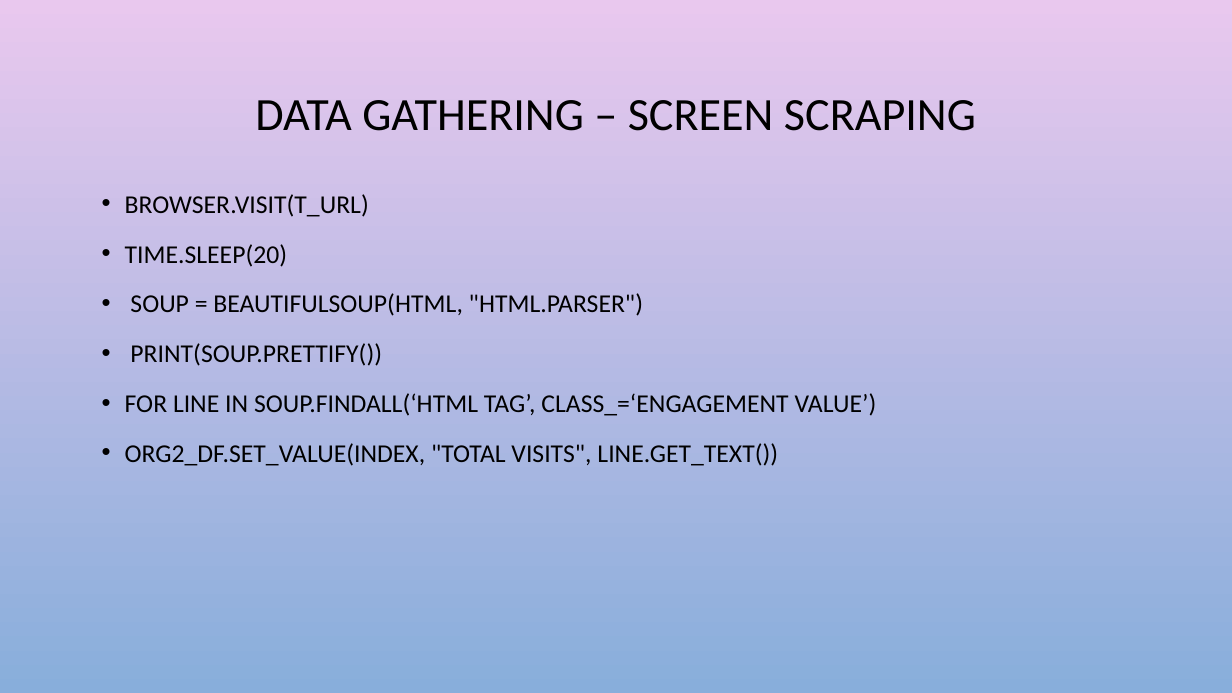
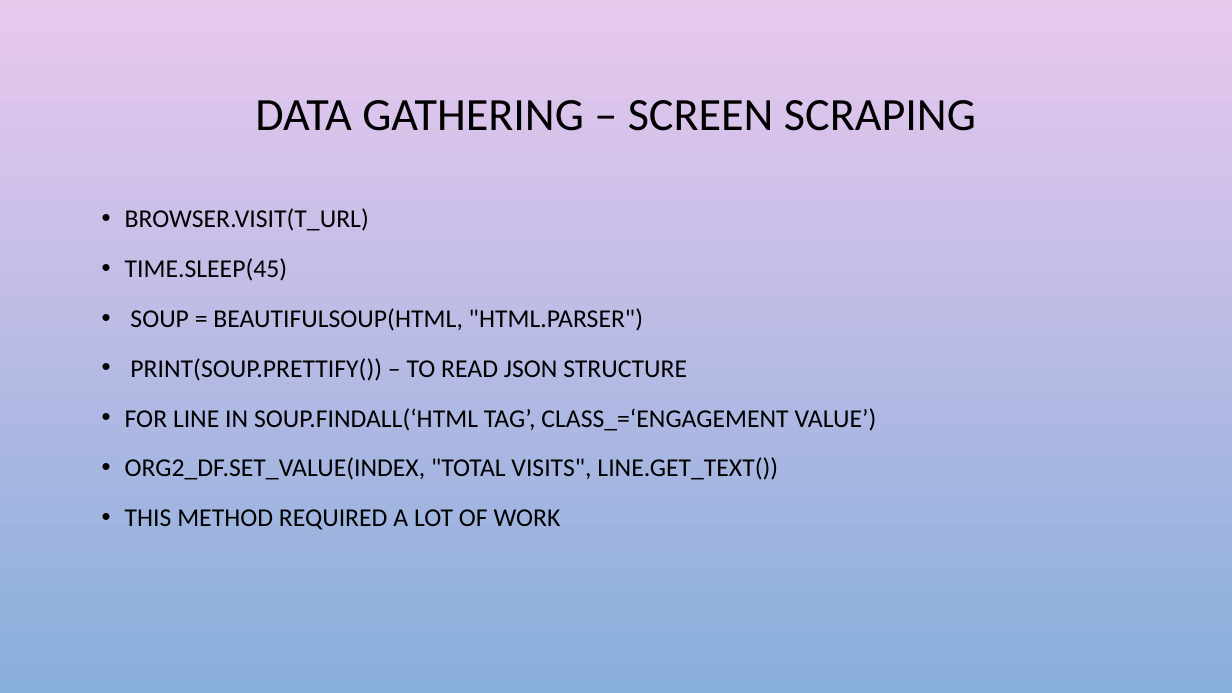
Before and after one commit to chrisg4github/Project-1-Crunch-Team, a slide deck: slide 6 of PowerPoint/Data visualization & Analytics_chrisg.pptx (slide 7 before the commit). Drawn at 1232x693 pixels with LibreOffice and Linux fonts; fonts in the diff are those of the drawing; background and template pictures are left out. Boxes give left, top, right and bottom in pixels: in the first picture for what was removed or moved away, otherwise in the second. Text is boxed around its words. In the diff, an @@ line names an element or a change of style, - is before the commit and + after.

```diff
--- a/PowerPoint/Data visualization & Analytics_chrisg.pptx
+++ b/PowerPoint/Data visualization & Analytics_chrisg.pptx
@@ text "BROWSER.VISIT(T_URL)": place and size @@
-text "BROWSER.VISIT(T_URL)" at bbox=[125, 194, 877, 466]
+text "BROWSER.VISIT(T_URL)" at bbox=[125, 208, 877, 530]
@@ text at bbox=[125, 258, 287, 281]: text changed @@
-• TIME.SLEEP(20)
+• TIME.SLEEP(45)
@@ text at bbox=[130, 358, 687, 381]: text changed @@
-• PRINT(SOUP.PRETTIFY())
+• PRINT(SOUP.PRETTIFY()) – TO READ JSON STRUCTURE
@@ text at bbox=[125, 509, 561, 530]: paragraph added @@
+• THIS METHOD REQUIRED A LOT OF WORK
```
Also in this commit, not shown: 9 other slides changed, 1 slide added, 1 slide removed, 19 other files.
